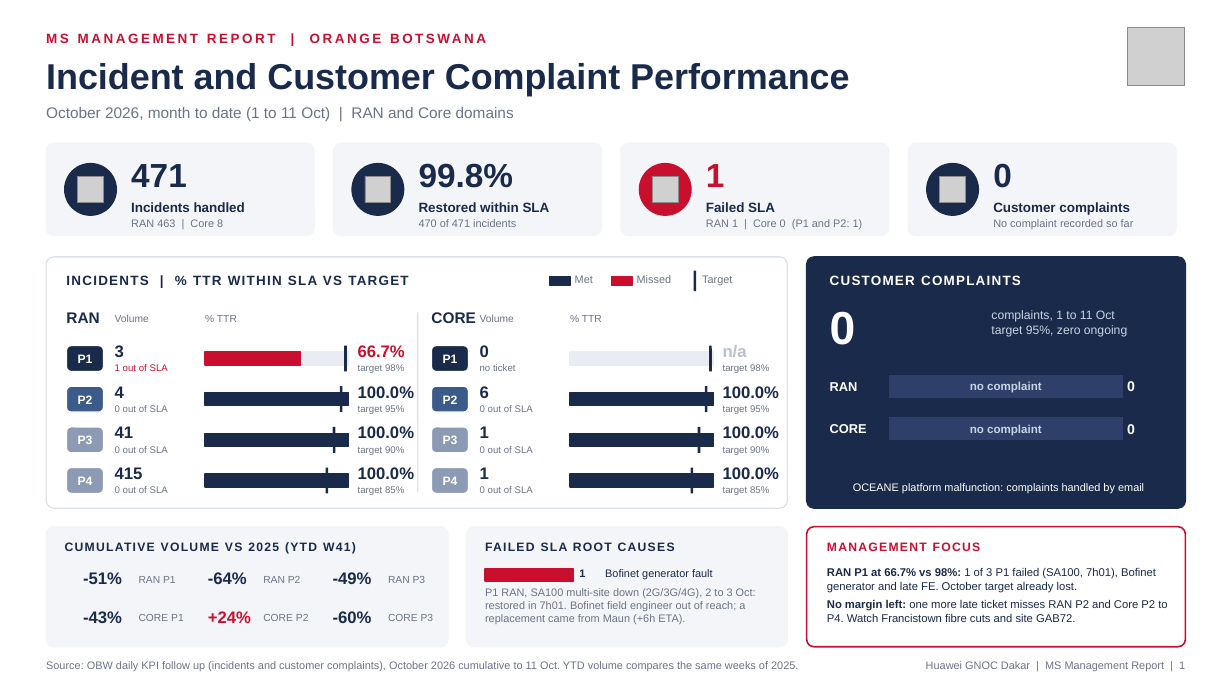
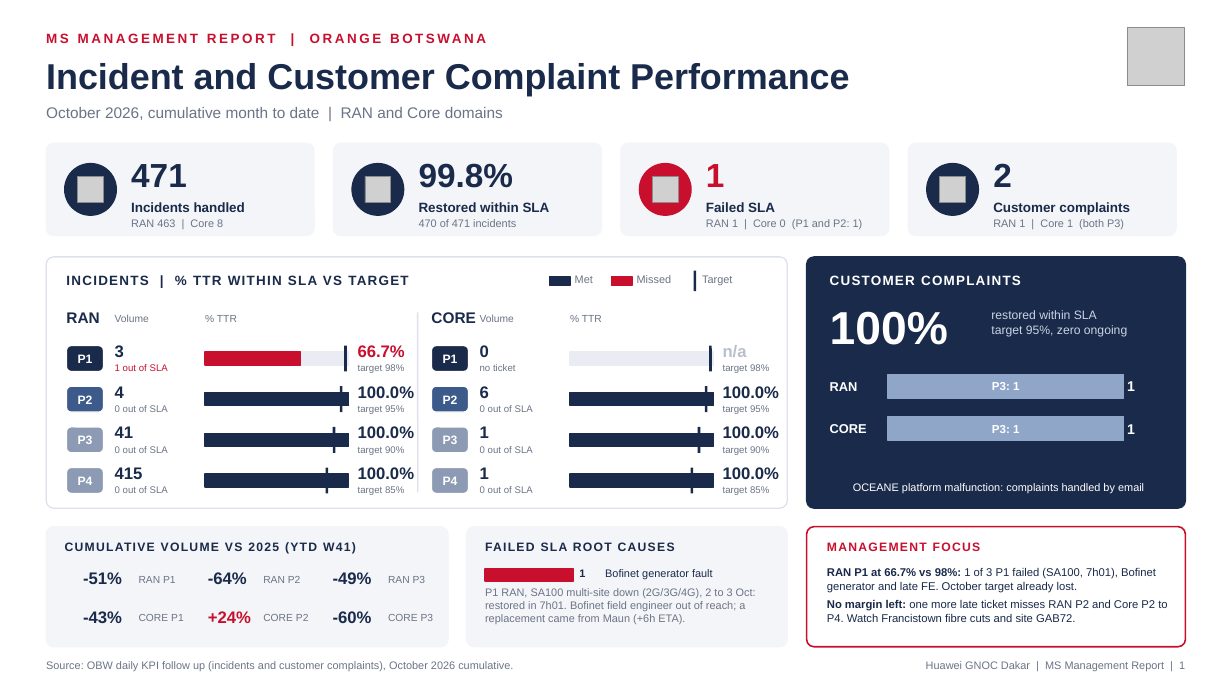
Before and after one commit to Mouhvd/mon-projet, a slide deck: slide 1 of OBW_MS_Management_Report_Oct2026.pptx. Drawn at 1232x693 pixels with LibreOffice and Linux fonts; fonts in the diff are those of the drawing; grey boxes stand for pictures; background and template pictures are left out. Boxes give left, top, right and bottom in pixels: in the first picture for what was removed or moved away, otherwise in the second. Text is boxed around its words. In the diff, an @@ line names an element or a change of style, - is before the commit and + after.

```diff
--- a/OBW_MS_Management_Report_Oct2026.pptx
+++ b/OBW_MS_Management_Report_Oct2026.pptx
@@ text at [46,107,503,120]: text changed @@
-October 2026, month to date (1 to 11 Oct) | RAN and Core domains
+October 2026, cumulative month to date | RAN and Core domains
@@ text at [993,163,1012,187]: text changed @@
-0
+2
@@ text at [993,219,1124,229]: text changed @@
-No complaint recorded so far
+RAN 1 | Core 1 (both P3)
@@ text at [830,311,948,345]: text changed @@
-0
+100%
@@ text at [991,310,1097,319]: text changed @@
-complaints, 1 to 11 Oct
+restored within SLA
@@ rectangle at [888,374,1124,398]: fill #2E406A to #8FA6C8; outline #1A2A4A 1 pt to #8FA6C8 1 pt @@
@@ text at [992,382,1019,390]: text changed; text colour #C9D3E3 to #FFFFFF @@
-no complaint
+P3: 1
@@ text at [1127,381,1135,391]: text changed @@
-0
+1
@@ rectangle at [888,417,1124,441]: fill #2E406A to #8FA6C8; outline #1A2A4A 1 pt to #8FA6C8 1 pt @@
@@ text at [992,425,1019,433]: text changed; text colour #C9D3E3 to #FFFFFF @@
-no complaint
+P3: 1
@@ text at [1127,424,1135,434]: text changed @@
-0
+1
@@ text at [46,661,513,671]: text changed @@
-Source: OBW daily KPI follow up (incidents and customer complaints), October 2026 cumulative to 11 Oct. YTD volume compares the same weeks of 2025.
+Source: OBW daily KPI follow up (incidents and customer complaints), October 2026 cumulative.
```
Also in this commit, not shown: 1 other slide changed.
